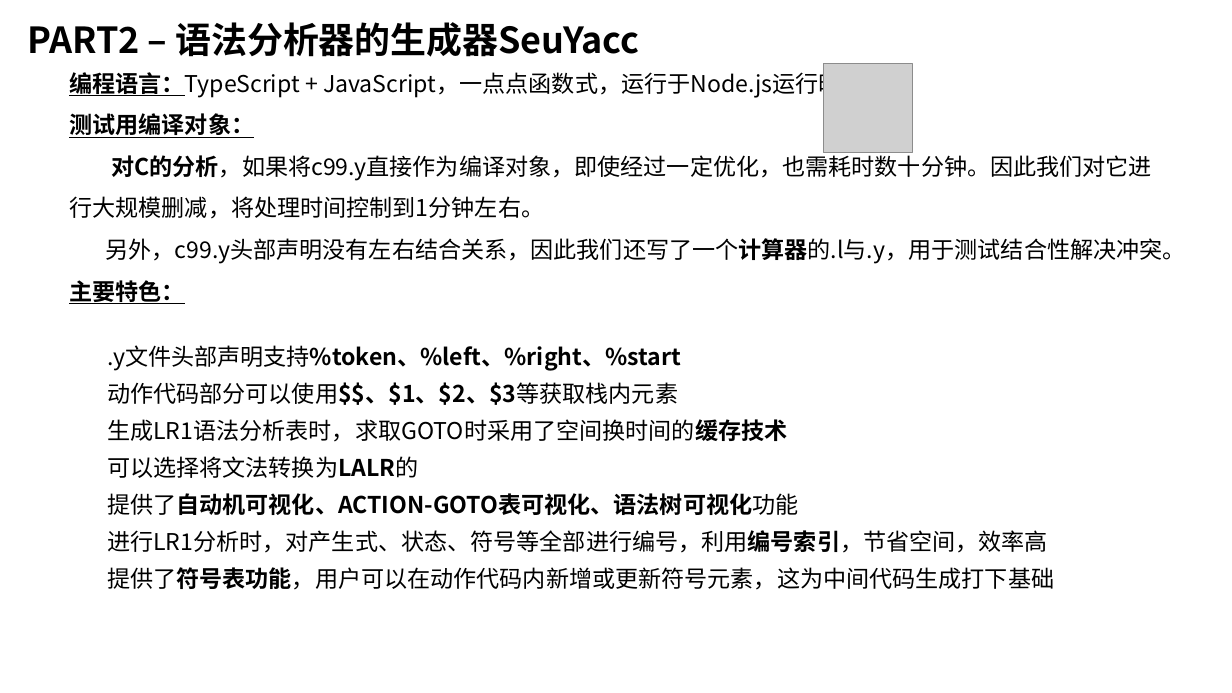
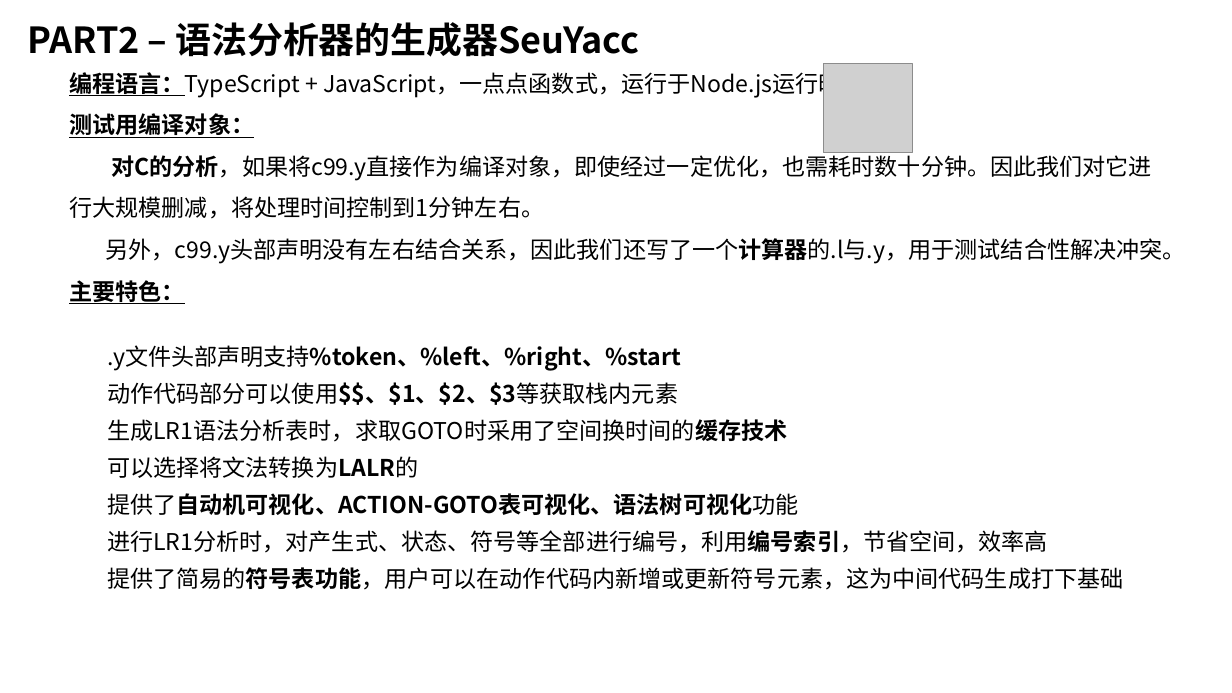
Before and after one commit to z0gSh1u/seu-lex-yacc, a slide deck: slide 15 of doc/答辩Slides.pptx. Drawn at 1232x693 pixels with LibreOffice and Linux fonts; fonts in the diff are those of the drawing; grey boxes stand for pictures. Boxes give left, top, right and bottom in pixels: in the first picture for what was removed or moved away, otherwise in the second. Text is boxed around its words. In the diff, an @@ line names an element or a change of style, - is before the commit and + after.

```diff
--- a/doc/答辩Slides.pptx
+++ b/doc/答辩Slides.pptx
@@ table at (98, 334, 1163, 629) @@
-row 7, column 1: 提供了符号表功能，用户可以在动作代码内新增或更新符号元素，这为中间代码生成打下基础
+row 7, column 1: 提供了简易的符号表功能，用户可以在动作代码内新增或更新符号元素，这为中间代码生成打下基础
@@ table: place and size @@
-table at (98, 334, 1122, 629)
+table at (98, 334, 1163, 629)
```
Also in this commit, not shown: 1 other slide changed, 4 other files.
